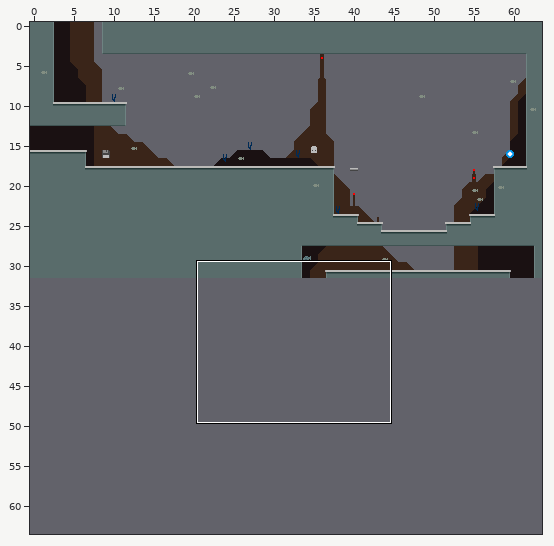
Two states of a Tiled map (JSON), tiled/maps/3-9.json. The first picture is a wide view before the edit; the outline marks the close-up.
Close-up. The starting point:
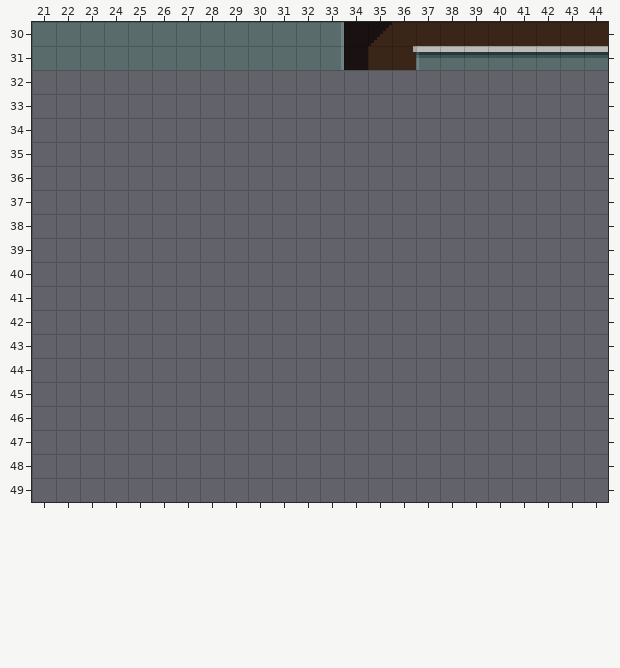
Cells are 8x8 px. Shown: x 21..44, y 30..49. The commit also changed other parts of the map, which this record leaves out.
Once edited:
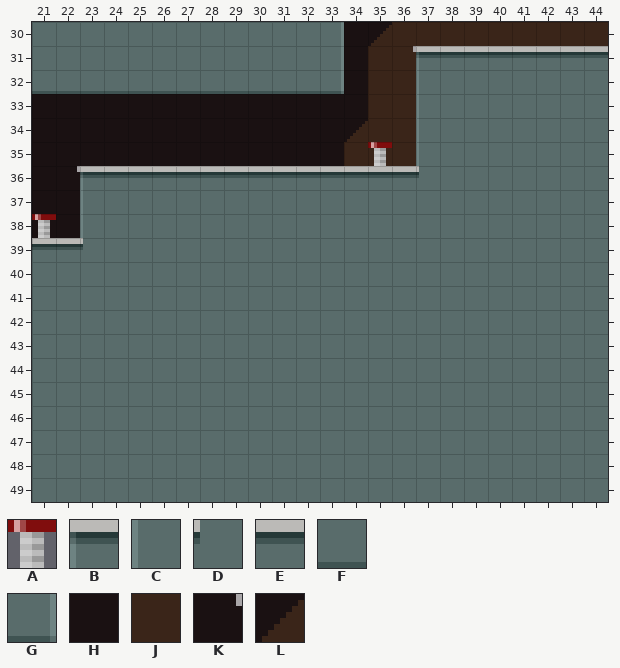
Key: from "objects": A 3; from "tileset": B 137, C 140, D 143, E 144, F 146, G 149, H 160, J 161, K 162, L 172.
_ is an empty cell.
Objects are placed by their top-left corner, in cells (3,4 is the top-left corner of cell 3,4); size is 1x1 cell unless given.
Change:
{"where": "layer \"main\""}
{"y":32,"x":21,"old":"_________________","new":"FFFFFFFFFFFFGHJJC"}
{"y":33,"x":21,"old":"_________________","new":"HHHHHHHHHHHHHHJJC"}
{"y":34,"x":21,"old":"_________________","new":"HHHHHHHHHHHHHLJJC"}
{"y":35,"x":21,"old":"_________________","new":"HHHHHHHHHHHHHJJJC"}
{"y":36,"x":21,"old":"_________________","new":"HKBEEEEEEEEEEEEED"}
{"y":37,"x":21,"old":"___","new":"HHC"}
{"y":38,"x":21,"old":"___","new":"HHC"}
{"y":39,"x":21,"old":"___","new":"EED"}
{"where": "layer \"objects\""}
{"now": "A at 35,35"}
{"now": "A at 21,38"}
{"label":"added","picture_box":[32,70,440,262]}
